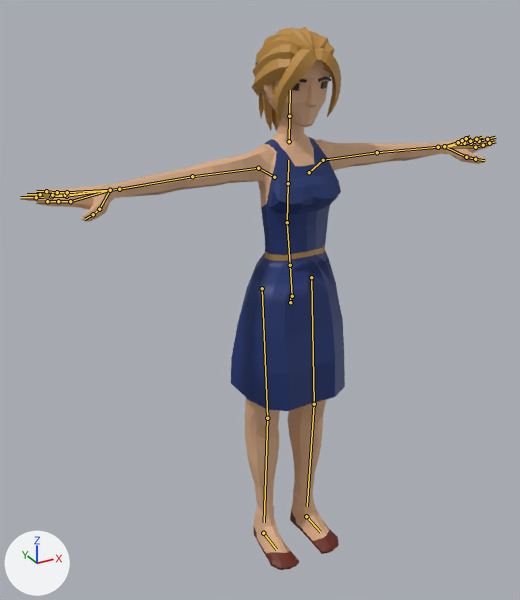
The glTF model js/models/avatars/club-crowd-f5.glb as it was, and as the next commit left it.
One viewpoint serves both versions: a camera (50 mm lens) standing at (-1.162, -1.967, 1.958) and looking at (-0.086, -0.01, 0.98). Arrows for +X, +Y and +Z are at lower left; the lights stay in place. The picture after the commit comes second. The bones that change, and the others that lie on the model, are drawn over the model as lines.

The first picture shows 'Formad_Head'.
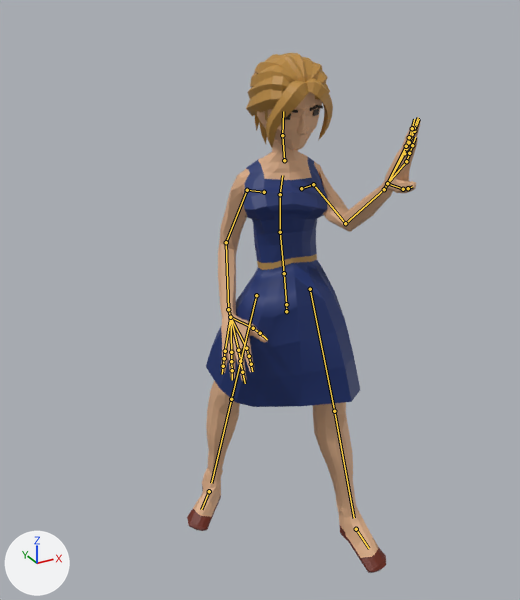
The newer file adds an action. The first version stands in its rest pose; the second is drawn at frame 9 of the action 'Yes'.

The change, as a list of edits to the scene's bpy script:
```text
Change bone_body:
    where bone_body = bpy.data.objects['CharacterArmature'].pose.bones['Body']  # child of 'Root'
    bone_body.location: (0.0, 0.0, 0.0) -> (0.005, -0.048, -0.034)
    bone_body.rotation_quaternion: (1.0, 0.0, 0.0, 0.0) -> (0.991, -0.066, -0.116, 0.001)  # degrees (0, 0, 0) -> degrees (-8, -13, 1)
Change bone_torso:
    where bone_torso = bpy.data.objects['CharacterArmature'].pose.bones['Torso']  # child of 'Abdomen'
    bone_torso.rotation_quaternion: (1.0, 0.0, 0.0, 0.0) -> (0.998, 0.063, 0.0, 0.0)  # degrees (0, 0, 0) -> degrees (7, 0, 0)
Change bone_chest:
    where bone_chest = bpy.data.objects['CharacterArmature'].pose.bones['Chest']  # child of 'Torso'
    bone_chest.rotation_quaternion: (1.0, 0.0, 0.0, 0.0) -> (0.983, 0.185, 0.0, 0.0)  # degrees (0, 0, 0) -> degrees (21, 0, 0)
Change bone_neck:
    where bone_neck = bpy.data.objects['CharacterArmature'].pose.bones['Neck']  # child of 'Chest'
    bone_neck.rotation_quaternion: (1.0, 0.0, 0.0, 0.0) -> (0.959, -0.284, 0.0, 0.0)  # degrees (0, 0, 0) -> degrees (-33, 0, 0)
Change bone_head:
    where bone_head = bpy.data.objects['CharacterArmature'].pose.bones['Head']  # child of 'Neck'
    bone_head.rotation_quaternion: (1.0, 0.0, 0.0, 0.0) -> (0.979, 0.181, 0.092, 0.02)  # degrees (0, 0, 0) -> degrees (21, 10, 4)
Change bone_shoulder_l:
    where bone_shoulder_l = bpy.data.objects['CharacterArmature'].pose.bones['Shoulder.L']  # child of 'Chest'
    bone_shoulder_l.rotation_quaternion: (1.0, 0.0, 0.0, 0.0) -> (0.894, -0.415, -0.131, 0.106)  # degrees (0, 0, 0) -> degrees (-51, -8, 18)
Change bone_upperarm_l:
    where bone_upperarm_l = bpy.data.objects['CharacterArmature'].pose.bones['UpperArm.L']  # child of 'Shoulder.L'
    bone_upperarm_l.rotation_quaternion: (1.0, 0.0, 0.0, 0.0) -> (0.638, -0.129, 0.268, -0.709)  # degrees (0, 0, 0) -> degrees (-34, 9, -99)
Change bone_lowerarm_l:
    where bone_lowerarm_l = bpy.data.objects['CharacterArmature'].pose.bones['LowerArm.L']  # child of 'UpperArm.L'
    bone_lowerarm_l.rotation_quaternion: (1.0, 0.0, 0.0, 0.0) -> (0.747, 0.46, 0.456, 0.136)  # degrees (0, 0, 0) -> degrees (79, 34, 49)
Change bone_wrist_l:
    where bone_wrist_l = bpy.data.objects['CharacterArmature'].pose.bones['Wrist.L']  # child of 'LowerArm.L'
    bone_wrist_l.rotation_quaternion: (1.0, 0.0, 0.0, 0.0) -> (0.982, 0.112, 0.155, 0.014)  # degrees (0, 0, 0) -> degrees (14, 17, 4)
Change bone_shoulder_r:
    where bone_shoulder_r = bpy.data.objects['CharacterArmature'].pose.bones['Shoulder.R']  # child of 'Chest'
    bone_shoulder_r.rotation_quaternion: (1.0, 0.0, 0.0, 0.0) -> (0.848, -0.438, 0.191, -0.23)  # degrees (0, 0, 0) -> degrees (-57, 7, -34)
Change bone_upperarm_r:
    where bone_upperarm_r = bpy.data.objects['CharacterArmature'].pose.bones['UpperArm.R']  # child of 'Shoulder.R'
    bone_upperarm_r.rotation_quaternion: (1.0, 0.0, 0.0, 0.0) -> (0.866, -0.311, -0.389, -0.043)  # degrees (0, 0, 0) -> degrees (-45, -44, 14)
Change bone_lowerarm_r:
    where bone_lowerarm_r = bpy.data.objects['CharacterArmature'].pose.bones['LowerArm.R']  # child of 'UpperArm.R'
    bone_lowerarm_r.rotation_quaternion: (1.0, 0.0, 0.0, 0.0) -> (-0.846, -0.053, 0.374, -0.377)  # degrees (0, 0, 0) -> degrees (-15, -42, 54)
Change bone_wrist_r:
    where bone_wrist_r = bpy.data.objects['CharacterArmature'].pose.bones['Wrist.R']  # child of 'LowerArm.R'
    bone_wrist_r.rotation_quaternion: (1.0, 0.0, 0.0, 0.0) -> (0.978, 0.054, -0.077, 0.184)  # degrees (0, 0, 0) -> degrees (4, -10, 21)
Change bone_upperleg_l:
    where bone_upperleg_l = bpy.data.objects['CharacterArmature'].pose.bones['UpperLeg.L']  # child of 'Body'
    bone_upperleg_l.rotation_quaternion: (1.0, 0.0, 0.0, 0.0) -> (-0.99, -0.03, 0.11, 0.084)  # degrees (0, 0, 0) -> degrees (5, -12, -10)
Change bone_lowerleg_l:
    where bone_lowerleg_l = bpy.data.objects['CharacterArmature'].pose.bones['LowerLeg.L']  # child of 'UpperLeg.L'
    bone_lowerleg_l.rotation_quaternion: (1.0, 0.0, 0.0, 0.0) -> (0.998, -0.054, 0.006, 0.0)  # degrees (0, 0, 0) -> degrees (-6, 1, 0)
Change bone_upperleg_r:
    where bone_upperleg_r = bpy.data.objects['CharacterArmature'].pose.bones['UpperLeg.R']  # child of 'Body'
    bone_upperleg_r.rotation_quaternion: (1.0, 0.0, 0.0, 0.0) -> (-0.964, -0.234, 0.118, -0.053)  # degrees (0, 0, 0) -> degrees (27, -15, 3)
Change bone_lowerleg_r:
    where bone_lowerleg_r = bpy.data.objects['CharacterArmature'].pose.bones['LowerLeg.R']  # child of 'UpperLeg.R'
    bone_lowerleg_r.rotation_quaternion: (1.0, 0.0, 0.0, 0.0) -> (0.998, -0.066, -0.003, -0.002)  # degrees (0, 0, 0) -> degrees (-8, 0, 0)
Change bone_foot_l:
    where bone_foot_l = bpy.data.objects['CharacterArmature'].pose.bones['Foot.L']  # child of 'Root'
    bone_foot_l.location: (0.0, 0.0, 0.0) -> (0.151, 0.127, 0.03)
    bone_foot_l.rotation_quaternion: (1.0, 0.0, 0.0, 0.0) -> (0.996, 0.076, 0.003, 0.049)  # degrees (0, 0, 0) -> degrees (9, 0, 6)
Change bone_foot_r:
    where bone_foot_r = bpy.data.objects['CharacterArmature'].pose.bones['Foot.R']  # child of 'Root'
    bone_foot_r.location: (0.0, 0.0, 0.0) -> (-0.068, -0.347, 0.015)
    bone_foot_r.rotation_quaternion: (1.0, 0.0, 0.0, 0.0) -> (0.926, 0.071, 0.026, 0.371)  # degrees (0, 0, 0) -> degrees (9, 0, 44)
```

Location of each change, (x1, y1, x2, y2) in pixels of the pictures (520 x 600 px):
'Formad_Head', posed (50% narrower): before (23, 27, 496, 570); after (187, 53, 421, 573)
bone 'Body', root to tip: before (290, 302) to (290, 294); after (286, 311) to (286, 303)
bone 'Torso', root to tip: before (287, 222) to (288, 183); after (280, 232) to (280, 194)
bone 'Chest', root to tip: before (288, 183) to (288, 160); after (280, 194) to (282, 175)
bone 'Neck', root to tip: before (289, 141) to (289, 116); after (284, 160) to (282, 135)
bone 'Head', root to tip: before (289, 116) to (290, 90); after (282, 135) to (283, 111)
bone 'Shoulder.L', root to tip: before (309, 172) to (323, 160); after (301, 188) to (313, 184)
bone 'UpperArm.L', root to tip: before (323, 160) to (377, 152); after (313, 184) to (345, 223)
bone 'LowerArm.L', root to tip: before (377, 152) to (438, 147); after (345, 223) to (384, 189)
bone 'Wrist.L', root to tip: before (438, 147) to (444, 146); after (384, 189) to (387, 183)
bone 'Shoulder.R', root to tip: before (274, 177) to (258, 168); after (264, 192) to (247, 190)
bone 'UpperArm.R', root to tip: before (258, 168) to (192, 176); after (247, 190) to (226, 242)
bone 'LowerArm.R', root to tip: before (192, 176) to (119, 189); after (226, 242) to (228, 309)
bone 'Wrist.R', root to tip: before (119, 189) to (110, 190); after (228, 309) to (230, 317)
bone 'UpperLeg.L', root to tip: before (311, 277) to (314, 404); after (310, 289) to (334, 411)
bone 'LowerLeg.L', root to tip: before (314, 404) to (307, 506); after (334, 411) to (354, 518)
bone 'UpperLeg.R', root to tip: before (262, 288) to (267, 418); after (256, 295) to (231, 399)
bone 'LowerLeg.R', root to tip: before (267, 418) to (264, 522); after (231, 399) to (211, 483)
bone 'Foot.L', root to tip: before (306, 516) to (320, 532); after (356, 529) to (369, 548)
bone 'Foot.R', root to tip: before (263, 533) to (276, 549); after (209, 491) to (201, 509)
